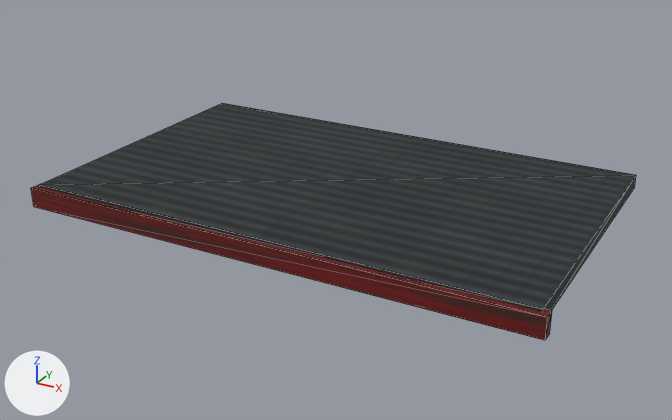
Two versions of the Blender file blender_src/kit/roof_seg.blend, one commit apart.
One viewpoint serves both versions: a 50 mm camera at (3.72, -6.86, 3.18) aimed at (0.02, -0.14, -0.18). Arrows for +X, +Y and +Z are at lower left; the lights stay in place. The first picture is the older version. Mesh edges are drawn as thin lines. Objects named as collision shapes, trigger or cutter boxes, shadow casters or lower levels of detail are left out.

Script lines for the objects in view, before the commit:
```python
me_fascia = bpy.data.meshes.new('Fascia')
me_fascia.from_pydata(...)  # 24 vertices, 12 faces; spans x -2.35..2.35, y -0.05..0.05, z -0.09..0.09
me_fascia.materials.append(mat_m_woodred)  # picture img_t_wood_red
me_slab = bpy.data.meshes.new('Slab')
me_slab.from_pydata(...)  # 24 vertices, 12 faces; spans x -2.3..2.3, y -1.4..1.4, z -0.06..0.06
me_slab.materials.append(mat_m_tile)  # picture img_t_tile
ob_fascia = bpy.data.objects.new('Fascia', me_fascia)
ob_fascia.parent = ob_roof_seg
ob_fascia.location = (0.0, -1.4, -0.05)
ob_slab = bpy.data.objects.new('Slab', me_slab)
ob_slab.parent = ob_roof_seg
ob_slab.location = (0.0, 0.0, 0.0)
```
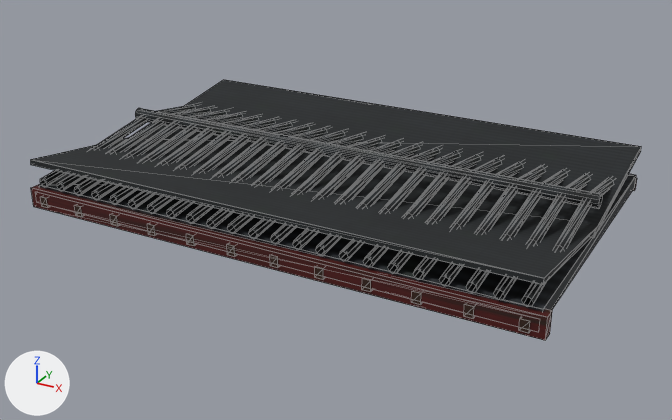
Where the change shows, as pixel boxes (x1, y1, x2, y2) in the pictures (672 x 420 px):
'Art_SlateGrey', added: after (31, 80, 641, 307)
'Art_BurntLacquer', added: after (35, 178, 637, 332)
'Art_WarmWood', added (mostly hidden): after (40, 197, 530, 333)
'Slab', unchanged, covered by the edit: before (39, 103, 636, 312); after (39, 173, 636, 312)

The change, as a list of edits to the scene's bpy script:
```text
Add img_t_wood_red_001:
    img_t_wood_red_001 = load_image('t_wood_red.001', '_unpacked/t_wood_red.001', 512, 512, 'sRGB')
Add img_t_wood_dark:
    img_t_wood_dark = load_image('t_wood_dark', '_unpacked/t_wood_dark', 512, 512, 'sRGB')
Add img_t_tile_001:
    img_t_tile_001 = load_image('t_tile.001', '_unpacked/t_tile.001', 512, 512, 'sRGB')
Add mat_burntlacquer:
    mat_burntlacquer = bpy.data.materials.new('BurntLacquer')
    # colours: beige #b6a493
    # uses the picture img_t_wood_red_001
Add mat_warmwood:
    mat_warmwood = bpy.data.materials.new('WarmWood')
    # colours: beige #d1ba9e
    # uses the picture img_t_wood_dark
Add mat_slategrey:
    mat_slategrey = bpy.data.materials.new('SlateGrey')
    # colours: grey #afbaba
    # uses the picture img_t_tile_001
Add me_art_burntlacquer:
    me_art_burntlacquer.from_pydata(...)  # 48 vertices, 24 faces; spans x -2.3..2.3, y -1.45..1.45, z -0.09..0.01
    me_art_burntlacquer.materials.append(mat_burntlacquer)
Add me_art_warmwood:
    me_art_warmwood.from_pydata(...)  # 576 vertices, 288 faces; spans x -2.24..2.24, y -1.46..1.46, z -0.11..-0.02
    me_art_warmwood.materials.append(mat_warmwood)
Add me_art_slategrey:
    me_art_slategrey.from_pydata(...)  # 1109 vertices, 1520 faces; spans x -2.3..2.3, y -1.46..1.46, z 0.05..0.39
    me_art_slategrey.materials.append(mat_slategrey)
Add ob_art_burntlacquer:
    ob_art_burntlacquer = bpy.data.objects.new('Art_BurntLacquer', me_art_burntlacquer)
    ob_art_burntlacquer.parent = ob_roof_seg
    ob_art_burntlacquer.location = (0.0, 0.0, 0.0)
Add ob_art_warmwood:
    ob_art_warmwood = bpy.data.objects.new('Art_WarmWood', me_art_warmwood)
    ob_art_warmwood.parent = ob_roof_seg
    ob_art_warmwood.location = (0.0, 0.0, 0.0)
Add ob_art_slategrey:
    ob_art_slategrey = bpy.data.objects.new('Art_SlateGrey', me_art_slategrey)
    ob_art_slategrey.parent = ob_roof_seg
    ob_art_slategrey.location = (0.0, 0.0, 0.0)
```
